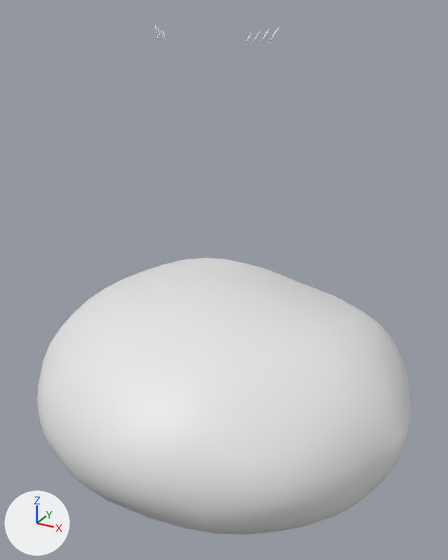
What one commit did to the FBX model Assets/MultiTool/res/MultiTool.fbx.
One viewpoint serves both versions: a camera (50 mm lens) standing at (1.11, -2.09, 1.54) and looking at (-0.02, -0.03, 0.51). Lighting does not change. The marker at lower left points along +X, +Y and +Z. Vertices at the same position are counted once.

In view in the first picture: 'MultiMesh'.
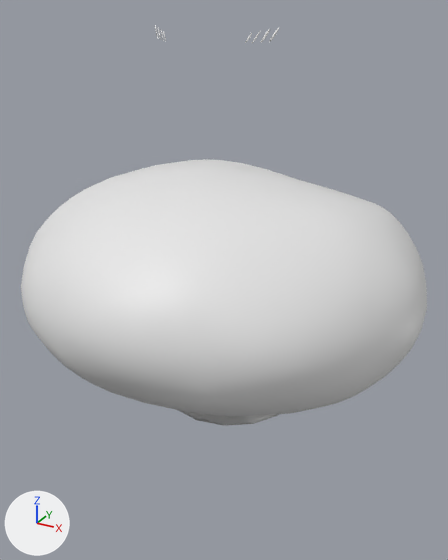
Location of each change, [x1, y1, x2, y2] in pixels of the pictures (448 x 560 px; the box of a moved part takes in the faces that stretch with it):
'MultiMesh', reshaped (9% wider, 22% shorter): before [37, 26, 411, 535]; after [21, 26, 427, 425]
part 1 of me_hoppe, moved or reshaped: before [37, 258, 411, 535]; after [21, 159, 427, 417]
part 2 of me_hoppe, cut back: after [251, 414, 279, 424]

The change, as a list of edits to the scene's bpy script:
```text
Change me_hoppe:
    used by ob_multimesh; location = (0.0, 0.0, 0.0)
    remove me_hoppe.from_pydata(...)  # 1201 vertices, 1373 faces; spans x -0.82..0.8, y -0.84..0.83, z -0.39..1.48
    add me_hoppe.from_pydata(...)  # 961 vertices, 1123 faces; spans x -0.82..0.8, y -0.84..0.83, z -0.11..1.48
    me_hoppe part 1: the loose piece of 610 vertices spanning x -0.82..0.8, y -0.84..0.83, z -0.39..0.47 is moved by (0.0, 0.0, 0.5)
    me_hoppe part 2
    112 vertices are removed from x -0.3..0.3, y -0.3..0.3, z -0.02..0.02
    150 faces are deleted
    28 new faces join them
```
